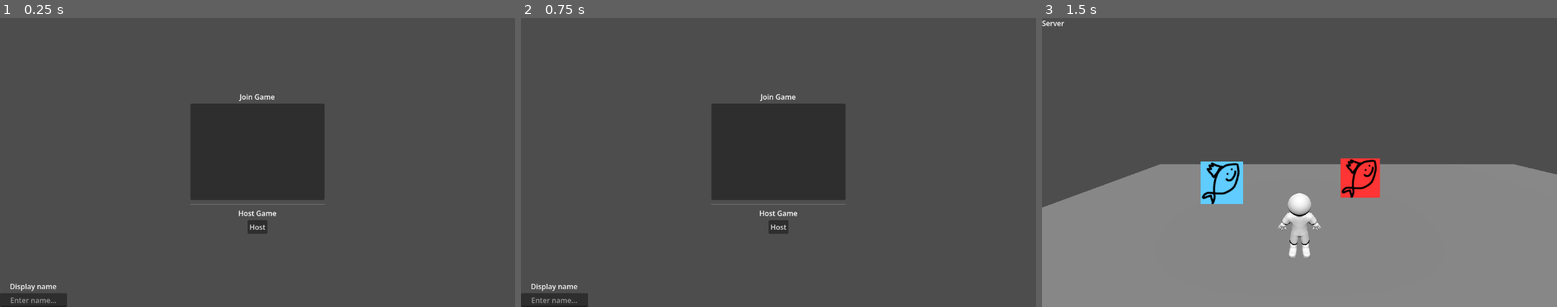
Above: before the commit, frames 1-3 (left to right).
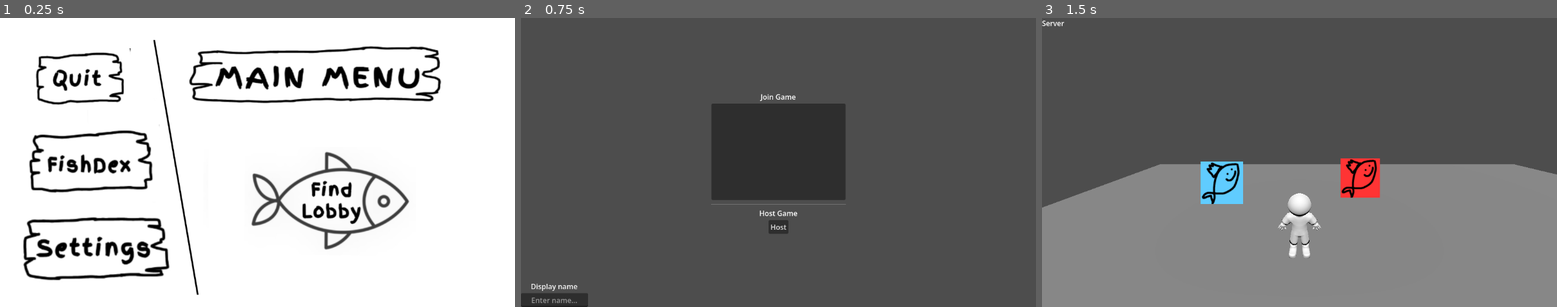
Above: after the commit, the same moments.

Repository: gmuGADIG/King-Fisher
Game: Godot game, scene res://ui/main_menu/main_menu.tscn
Two runs of this game, one before a commit and one after it. Both use one fixed random seed, a clock stepped at 60 frames per second and the inputs below. Before the commit the project starts from res://ui/lobby_browser/lobby_browser.tscn. The engine's default icon, where the game draws it, is replaced by a stand-in: a white triangle on a blue panel in a dark square.
Inputs (mouse positions are in pixels of both pictures, inside the frame that each line leads up to):
- Up to frame 1 (0.25 s): no input
- Up to frame 2 (0.75 s): click (845, 200) at 0.52 s
- Up to frame 3 (1.5 s): click "Host" at 1.25 s

The runs differ from the first frame. In frame 1, 98% of the frame differs, in the area x 0-100%, y 0-100%; in frame 2, nothing differs; in frame 3, nothing differs.

Commit message:
Change Initial Scene

Diff:
--- a/project.godot
+++ b/project.godot
@@ -15,7 +15,7 @@
 [application]
 
 config/name="King Fisher"
-run/main_scene="uid://dih1wbmgk3wkg"
+run/main_scene="uid://buov3yp7bnbcr"
 config/features=PackedStringArray("4.6", "GL Compatibility")
 config/icon="uid://b3tmja6unn2ao"
 
